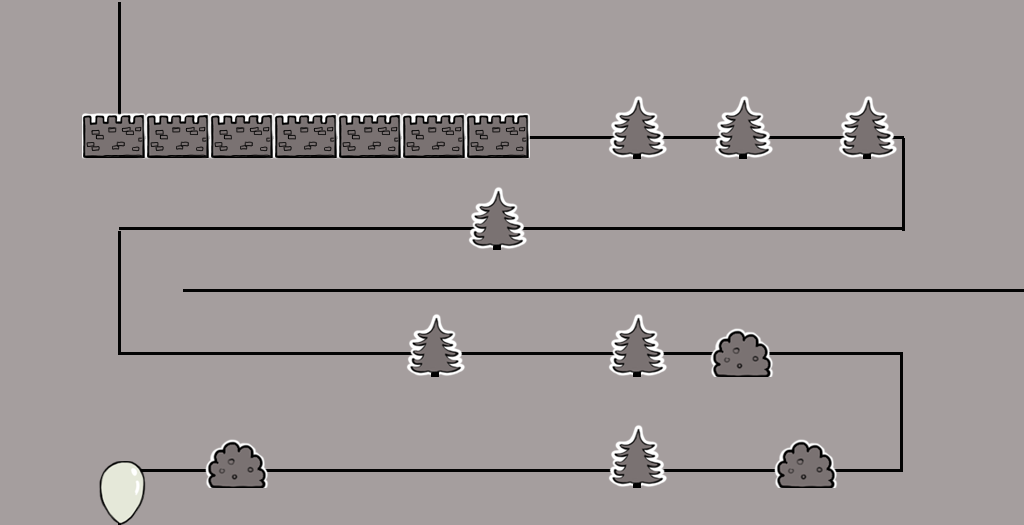
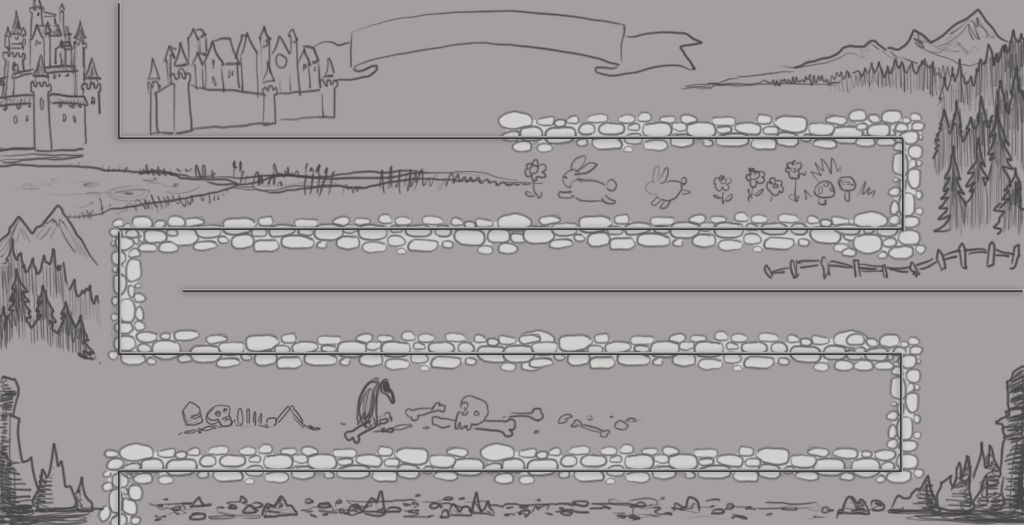
Revision of a layered 1024px x 525px image; what changed, layer by layer:
hid "shrub copy" over <box>774,439,838,488</box>
hid "shrub copy 2" over <box>710,328,774,377</box>
hid "tree copy 4" over <box>838,95,898,159</box>
hid "tree copy 3" over <box>714,95,774,159</box>
hid "tree copy 2" over <box>406,313,466,377</box>
hid "tree copy 5" over <box>468,186,528,250</box>
hid "tree copy 6" over <box>608,424,668,488</box>
hid "tree copy" over <box>608,313,668,377</box>
hid "tree" over <box>608,95,668,159</box>
added layer "scenerysketch" above "Background copy 2" over <box>0,0,1024,525</box>
added layer "Background copy 2" above "Background copy" over <box>118,2,1024,525</box>
added layer "Background copy" (multiply, 79%) above "rubblepath" over <box>0,0,1024,525</box>
added group "rubblepath" (1st of 2) with 11 layers above "Background" over <box>96,107,928,525</box>
added layer "rubblepath c copy" in group "rubblepath" over <box>107,213,202,367</box>
added layer "rubblepath c copy 2" in group "rubblepath" over <box>832,107,928,262</box>
added layer "rubblepath c" in group "rubblepath" over <box>830,331,926,486</box>
added layer "rubblepth2 copy" in group "rubblepath" over <box>496,109,865,155</box>
added layer "rubblepth2" in group "rubblepath" over <box>478,441,847,487</box>
added layer "rubblepath copy 4" in group "rubblepath" over <box>521,209,890,255</box>
added layer "rubblepath copy 3" in group "rubblepath" over <box>165,211,534,256</box>
added layer "rubblepath copy 2" in group "rubblepath" over <box>501,328,870,374</box>
added layer "rubblepath copy" in group "rubblepath" over <box>188,328,557,374</box>
added layer "rubblepathend" in group "rubblepath" over <box>96,447,145,525</box>
added layer "rubblepath" (2nd of 2, in "rubblepath") in group "rubblepath" over <box>117,441,486,487</box>
…and 9 more changes (9 visibility)
